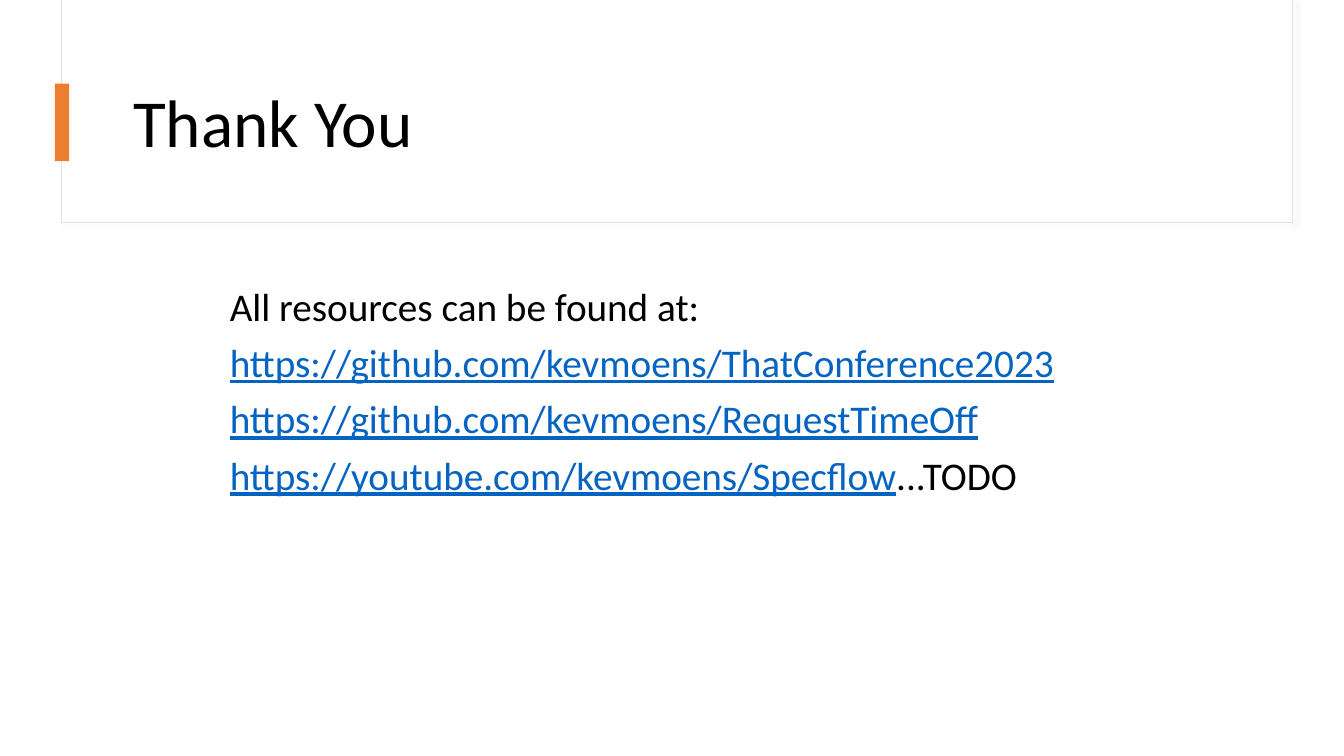
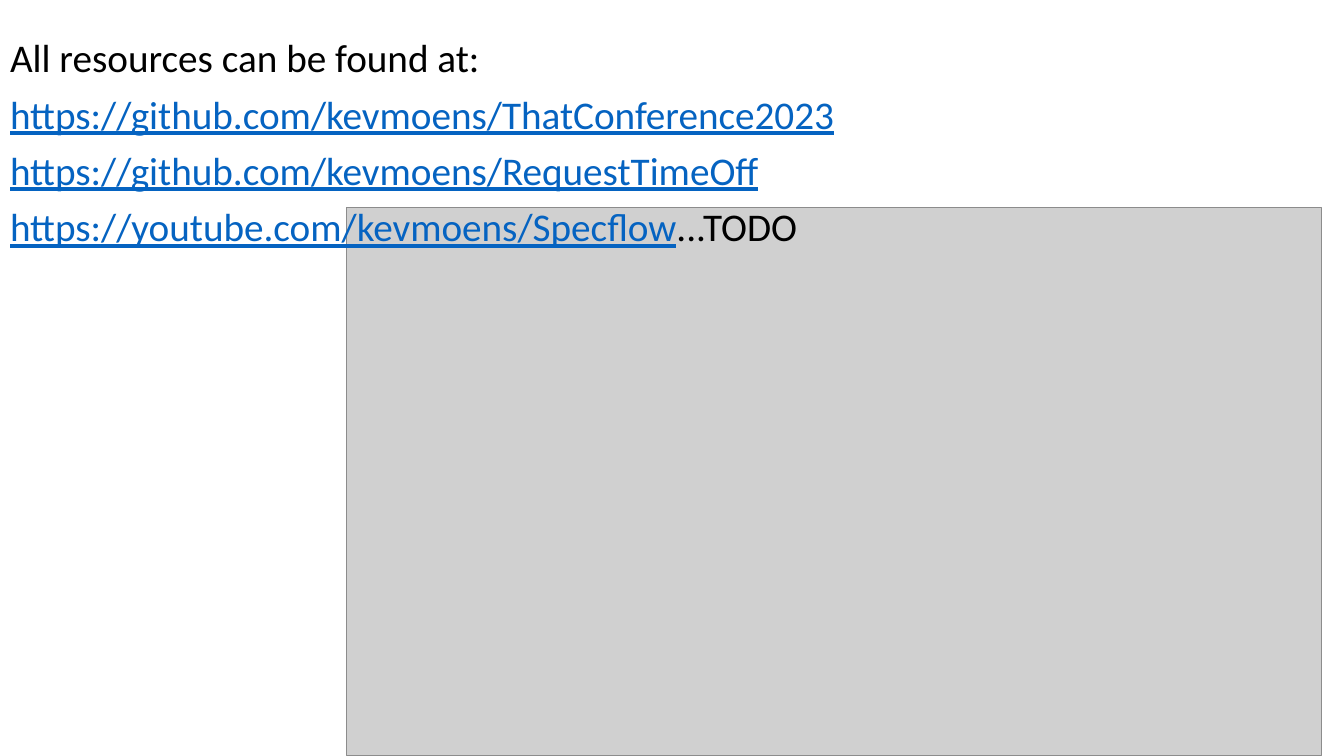
Before and after one commit to kevmoens/ThatConference2023, a slide deck: slide 20 of ThatConference2023.pptx. Drawn at 1344x756 pixels with LibreOffice and Linux fonts; fonts in the diff are those of the drawing; grey boxes stand for pictures. Boxes give left, top, right and bottom in pixels: in the first picture for what was removed or moved away, otherwise in the second. Text is boxed around its words. In the diff, an @@ line names an element or a change of style, - is before the commit and + after.

```diff
--- a/ThatConference2023.pptx
+++ b/ThatConference2023.pptx
@@ rectangle removed at bbox=[62, 0, 1293, 223] @@
@@ rectangle removed at bbox=[63, 0, 1293, 222] @@
@@ text "All resources can be found ...": place and size @@
-text "All resources can be found ..." at bbox=[230, 293, 1054, 497]
+text "All resources can be found ..." at bbox=[10, 44, 834, 251]
@@ rectangle removed at bbox=[55, 84, 70, 161] @@
@@ title removed at bbox=[133, 100, 412, 148] @@
-Thank You
@@ picture added at bbox=[347, 208, 1322, 756] @@
```
Also in this commit, not shown: 1 other slide changed, 2 slides added, 2 slides removed.
